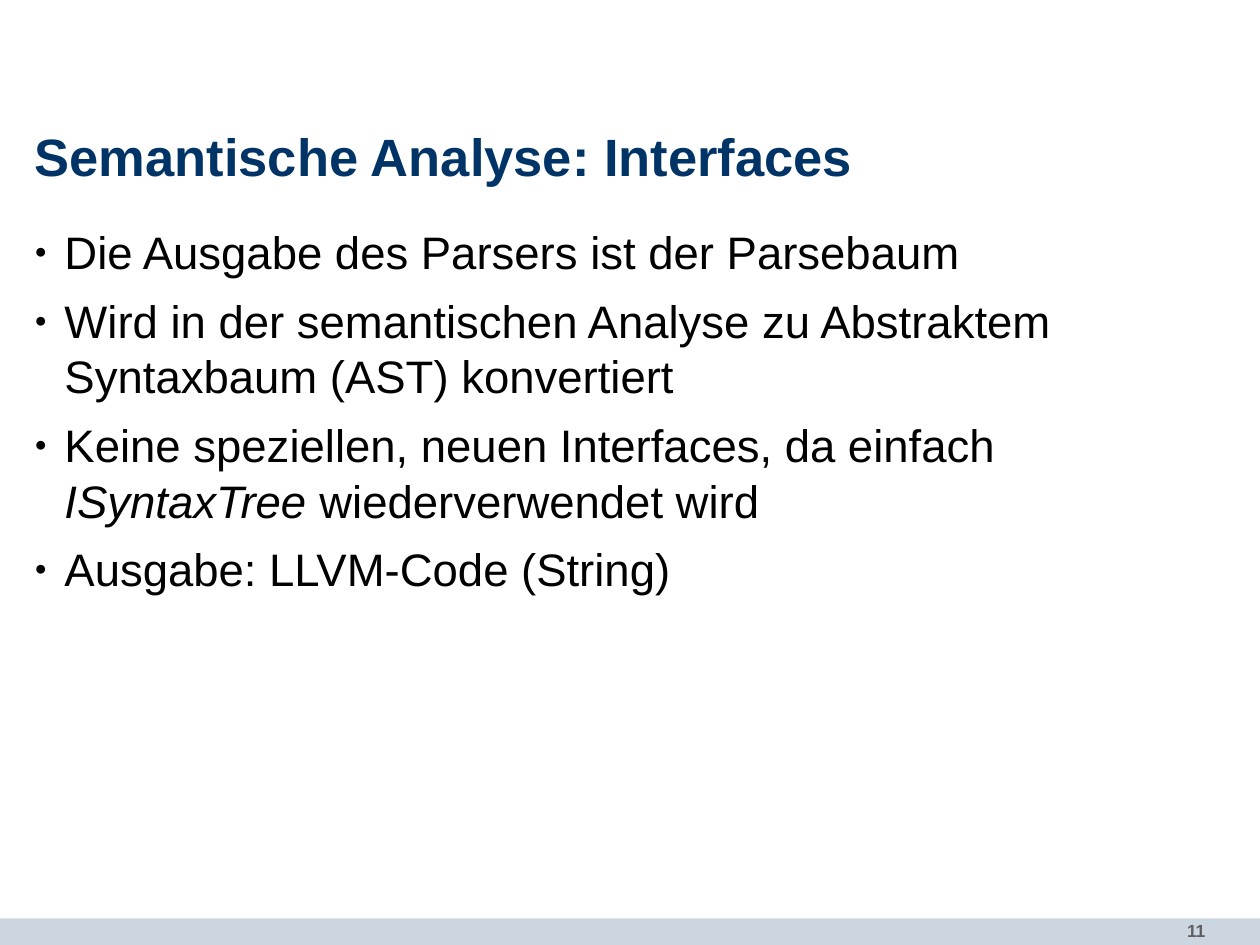
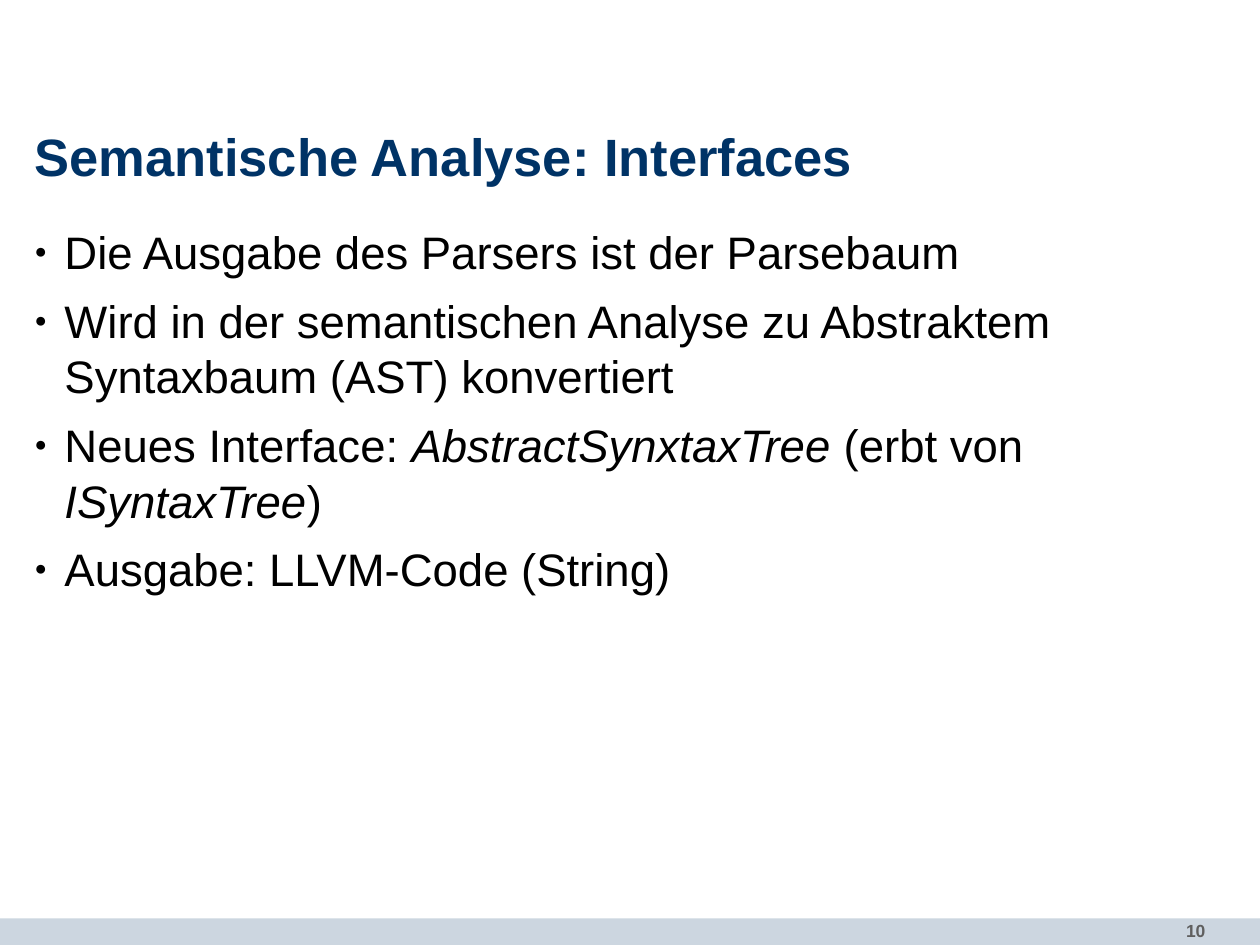
Before and after one commit to SWPUebersetzerbauSS12/swp-uebersetzerbau-ss12, a slide deck: slide 10 of doc/projecta/Abschlusspraesentation/Abschlusspraesentation.odp (slide 11 before the commit). Drawn at 1260x945 pixels with LibreOffice and Linux fonts; fonts in the diff are those of the drawing; background and template pictures are left out. Boxes give left, top, right and bottom in pixels: in the first picture for what was removed or moved away, otherwise in the second. Text is boxed around its words. In the diff, an @@ line names an element or a change of style, - is before the commit and + after.

```diff
--- a/doc/projecta/Abschlusspraesentation/Abschlusspraesentation.odp
+++ b/doc/projecta/Abschlusspraesentation/Abschlusspraesentation.odp
@@ text at (64,429,1023,527): text changed; italic on @@
-● Keine speziellen, neuen Interfaces, da einfach ISyntaxTree wiederverwendet wird
+● Neues Interface: AbstractSynxtaxTree (erbt von ISyntaxTree)
@@ page number at (1186,925,1205,937): text changed @@
-11
+10
```
Also in this commit, not shown: 1 slide removed, 1 other file.
